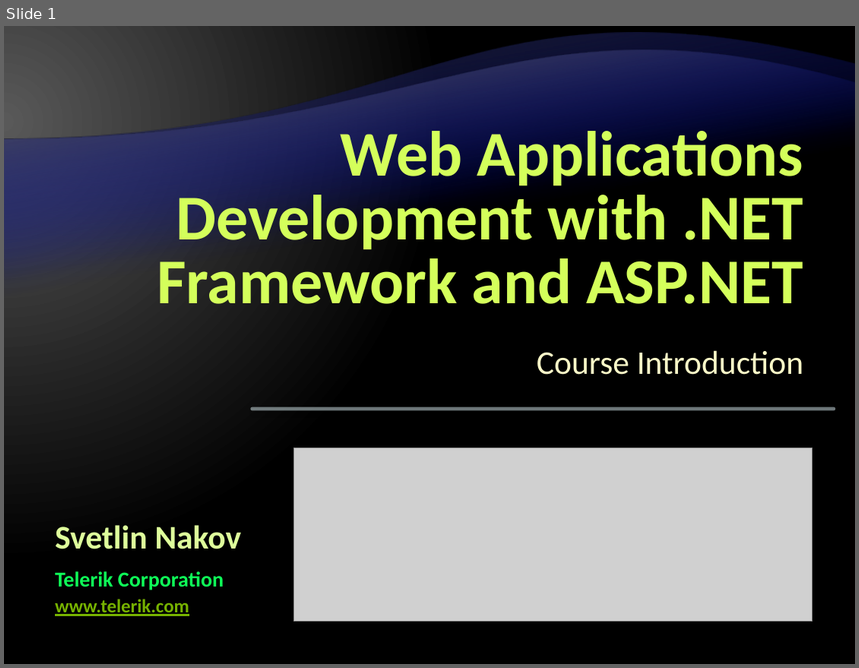
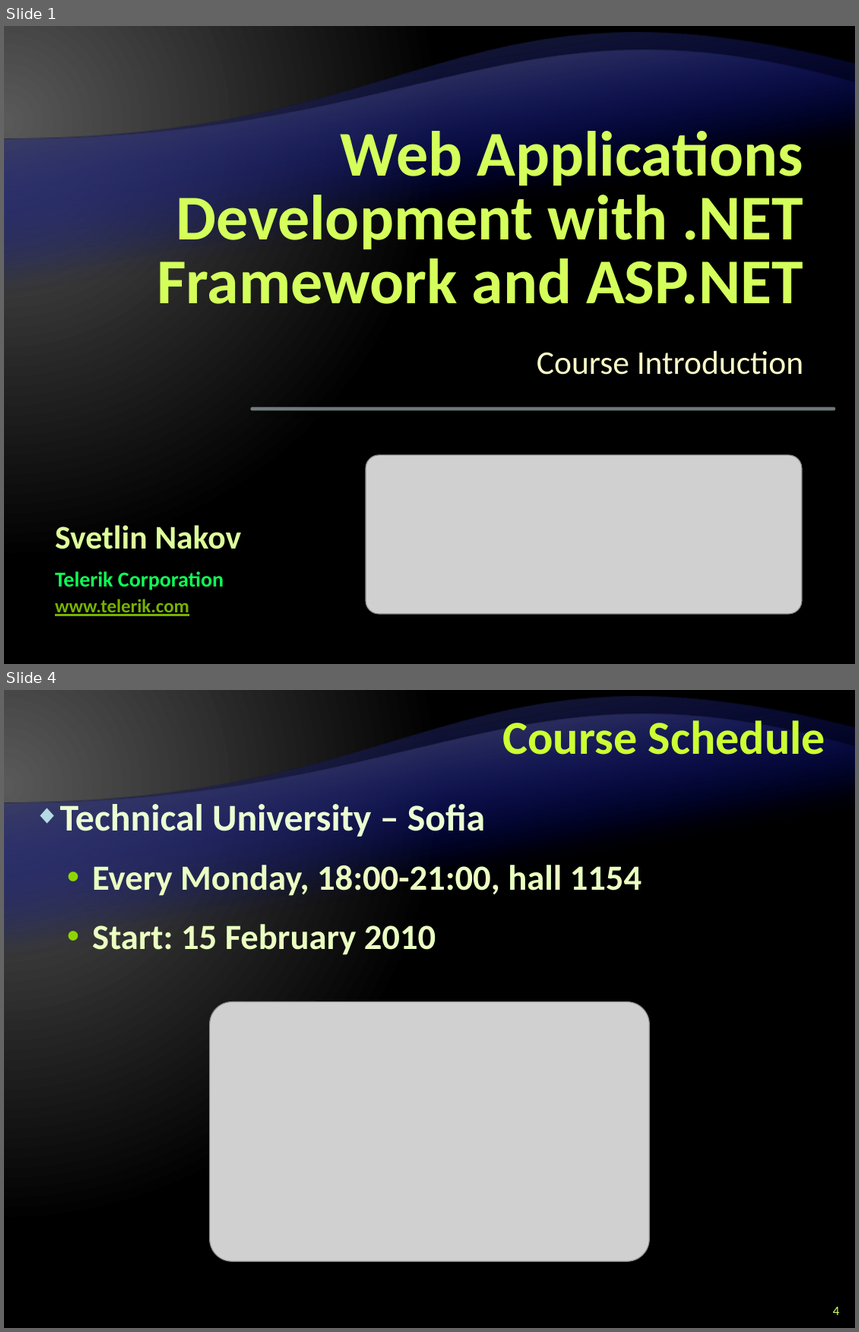
Before and after one commit to Graveheart/aspnetcourse, a slide deck: lectures/0. Course Introduction.pptx. Shown one above the other, each under a label of ours: slide 1 before the commit, slides 1 and 4 after it; the slides between them are not shown. The pictures are 859x668 and 859x1332 pixels, drawn with LibreOffice and Linux fonts; fonts in the diff are those of the drawing; grey boxes stand for pictures; background and template pictures are left out. Boxes give left, top, right and bottom in pixels: in the first picture for what was removed or moved away, otherwise in the second. Text is boxed around its words. In the diff, an @@ line names an element or a change of style, - is before the commit and + after.

```diff
--- a/lectures/0. Course Introduction.pptx
+++ b/lectures/0. Course Introduction.pptx
@@ slide 4 added at [4, 690, 855, 1328], background gradient #595959 to #000000; not listed: 2 template elements that a slide beside it also shows @@
@@ title added at [503, 714, 826, 755], 40 pt, text #CCFF33, bold @@
+Course Schedule
@@ text added at [60, 804, 642, 955], 30 pt, text #EBFFC2, bold @@
+◆ Technical University – Sofia
+  • Every Monday, 18:00-21:00, hall 1154
+  • Start: 15 February 2010
@@ picture added at [210, 1002, 650, 1262] @@
@@ page number added at [833, 1307, 840, 1315], 11 pt, text #CCFF66 @@
+4
@@ slide 1 changed as well @@
@@ picture: place and size @@
-picture at [294, 449, 813, 622]
+picture at [366, 455, 801, 614]
```
Also in this commit, not shown: 22 other slides added, 1 slide removed.
